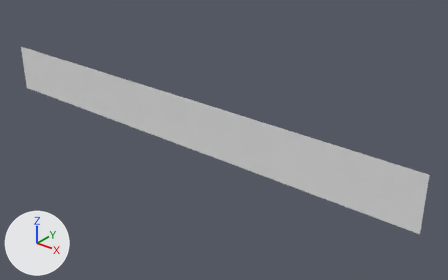
The OBJ model Assets/Tiled2Unity/Meshes/Level03.obj, before and after one commit.
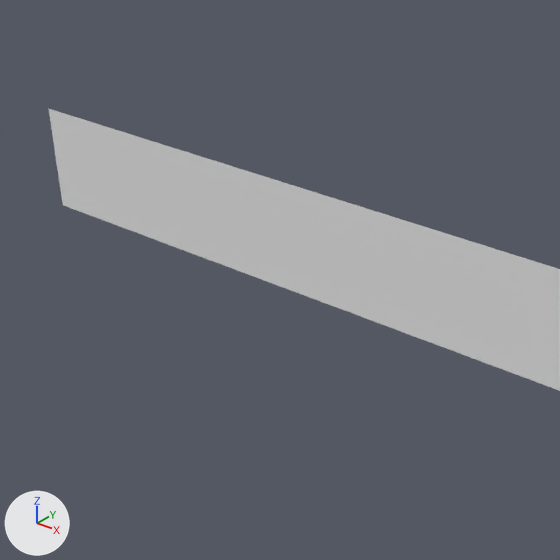
Old and new are each drawn whole from a camera (50 mm lens) standing at (1970.0, -6071.0, 3315.0) and looking at (-3146.0, 325.0, -650.0) and again close up on the part from 0% to 53% of the width and 0% to 86% of the height. The lights are fixed; the arrows at lower left show +X, +Y and +Z. Where no turn or scale is listed for an object, it has been applied to the vertices.

Objects in the first close-up: 'Level03'.
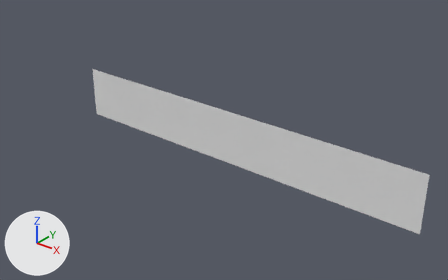
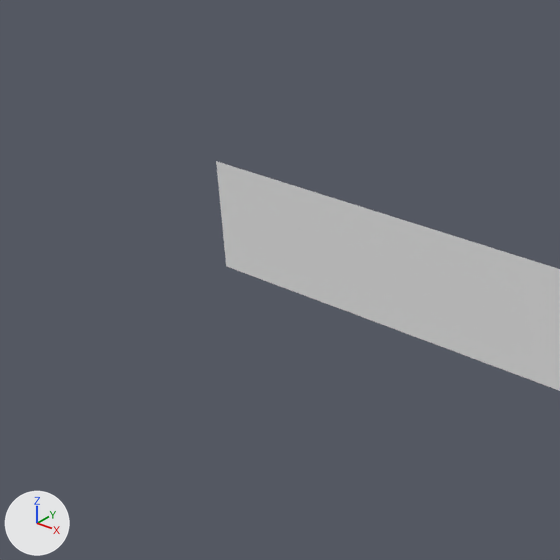
Location of each change, (x1, y1, x2, y2) in pixels of the close-ups (560 x 560 px):
'Level03', reshaped: before (49, 109, 560, 391); after (216, 161, 560, 391)
part 1 of me_level03, deleted: before (49, 109, 226, 266)

The change, as a diff of the scene's bpy script:
```diff
--- a/Assets/Tiled2Unity/Meshes/Level03.obj.py
+++ b/Assets/Tiled2Unity/Meshes/Level03.obj.py
@@ me_level03 @@
 # used by ob_level03; location = (0.0, 0.0, 0.0)
-me_level03.from_pydata(...)  # 23500 vertices, 22981 faces; spans x -7504.0..0.0, y 0.0, z -784.0..0.0
+me_level03.from_pydata(...)  # 17500 vertices, 17101 faces; spans x -5584.0..0.0, y 0.0, z -784.0..0.0
+# me_level03 part 1: 6000 vertices removed from x -7504.0..-5600.0, y 0.0, z -784.0..0.0
```
